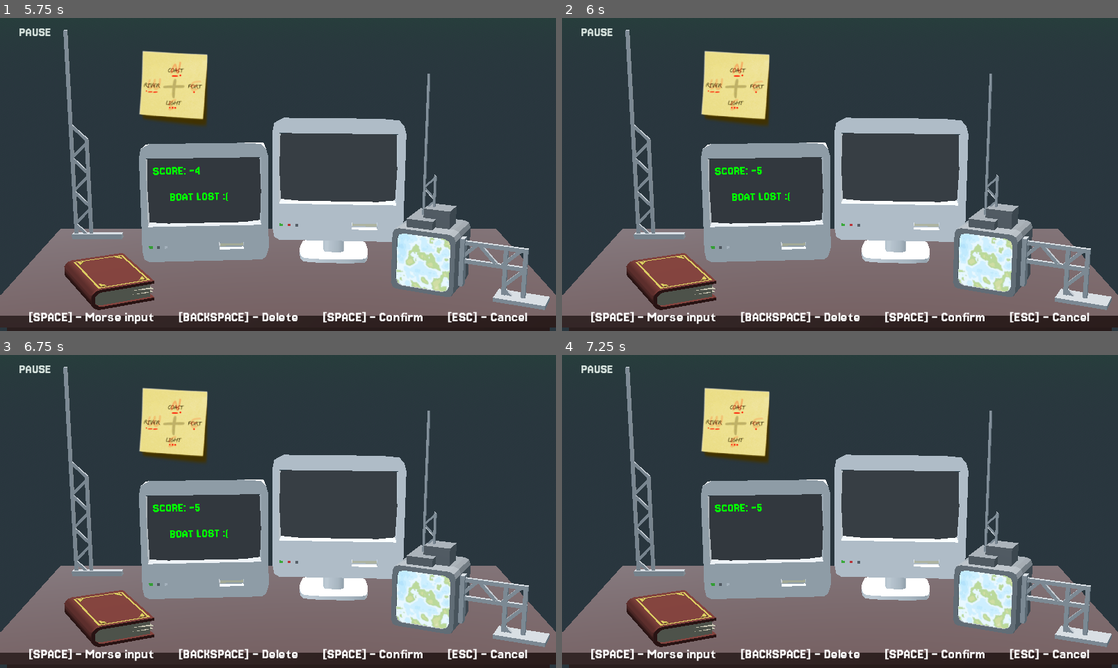
Above: before the commit, frames 1-4 (two rows, left to right).
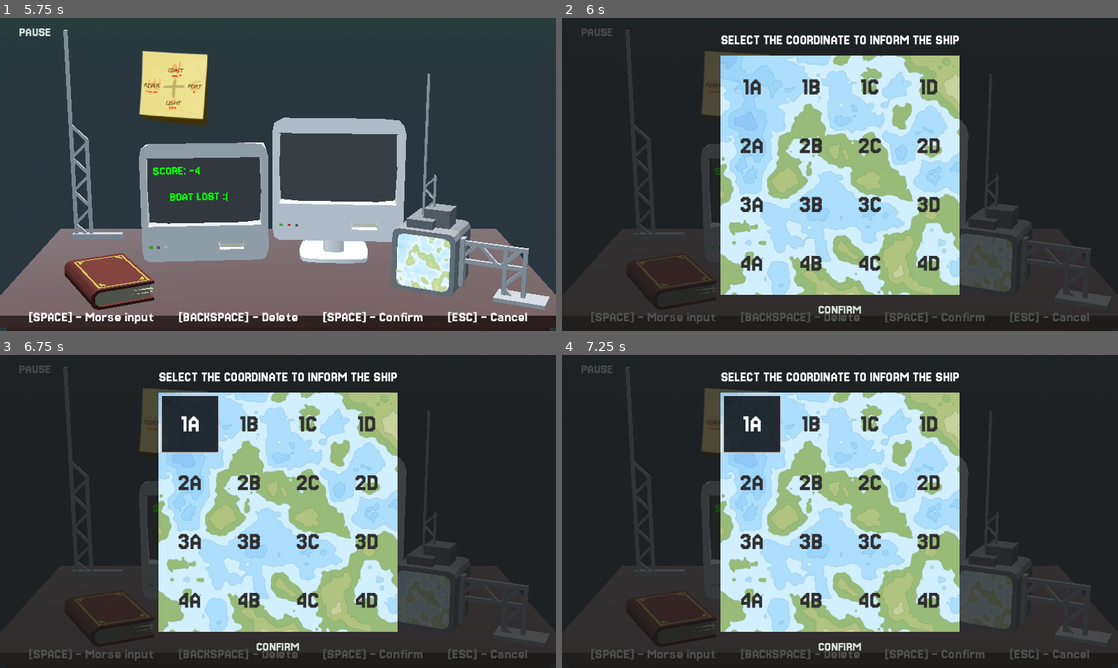
Above: after the commit, the same moments.

Repository: LucasFASouza/loophole
Game: Godot game, scene res://core/main_menu.tscn
Same seed, same stepped clock (60 frames per second), same inputs: the game is played once before the commit and once after it.
Inputs (mouse positions are in pixels of both pictures, inside the frame that each line leads up to):
- Up to frame 1 (5.75 s): click "START" at 0.5 s; click "PAUSE" at 1.25 s; click "BACK" at 2 s; tap Enter (morse_confirm) at 2.75, 2.85, 3.5, 4.25, 5, 5.1 s; move the mouse to (400, 158) at 2.77 s; click (400, 158) at 2.92 s; move the mouse to (166, 190) at 3.52 s; tap Backspace (morse_delete) at 3.6 s; click (166, 190) at 3.67 s; move the mouse to (333, 105) at 4.27 s; tap Space (morse_input) at 4.35 s; click (333, 105) at 4.42 s; move the mouse to (250, 237) at 5.02 s; click (250, 237) at 5.17 s
- Up to frame 2 (6 s): tap Enter (morse_confirm) at 5.75 s; move the mouse to (1006, 221) at 5.77 s; tap Backspace (morse_delete) at 5.85 s; click (1006, 221) at 5.92 s
- Up to frame 3 (6.75 s): click (189, 423) at 6.5 s, where only the run after the commit has a clickable "1A"
- Up to frame 4 (7.25 s): no input

Frame 1 is identical in both runs. In frame 2, 95% of the frame differs, in the area x 0-100%, y 0-100%; in frame 3, 94%; in frame 4, 94%.

Commit message:
gps collision

Diff:
--- a/desk_itens/book.gd
+++ b/desk_itens/book.gd
@@ -3,12 +3,13 @@
 var was_pressed = false
 
 
-func _on_static_body_3d_input_event(camera: Node, event: InputEvent, event_position: Vector3, normal: Vector3, shape_idx: int) -> void:
+func _on_static_body_3d_input_event(
+	_camera: Node,
+	event: InputEvent,
+	_event_position: Vector3,
+	_normal: Vector3,
+	_shape_idx: int
+) -> void:
 	if event is InputEventMouseButton:
 		if event.pressed and event.button_index == MOUSE_BUTTON_LEFT:
-			on_book_click()
-
-
-func on_book_click():
-	print("on click")
-	$ItemInfo.visible = true
+			$ItemInfo.visible = true
--- a/desk_itens/gps.gd
+++ b/desk_itens/gps.gd
@@ -11,6 +11,18 @@
 			child.pressed.connect(func(): _on_grid_button_pressed(child.name))
 
 
+func _on_static_body_3d_input_event(
+	_camera: Node,
+	event: InputEvent,
+	_event_position: Vector3,
+	_normal: Vector3,
+	_shape_idx: int
+) -> void:
+	if event is InputEventMouseButton:
+		if event.pressed and event.button_index == MOUSE_BUTTON_LEFT:
+			$ItemInfo.visible = true
+
+
 func _on_grid_button_pressed(button_name: String) -> void:
 	if selected_button:
 		var btn = grid_container.get_node(selected_button)
--- a/desk_itens/gps.tscn
+++ b/desk_itens/gps.tscn
@@ -6,6 +6,9 @@
 [ext_resource type="Theme" uid="uid://c7n8ed1v02tcj" path="res://themes/gps_buttons.tres" id="4_5elpi"]
 [ext_resource type="Theme" uid="uid://dfgj2usx5hjn6" path="res://themes/ui.tres" id="4_p2e6t"]
 
+[sub_resource type="BoxShape3D" id="BoxShape3D_p2e6t"]
+size = Vector3(0.00381348, 0.00344727, 0.00416504)
+
 [node name="GPS" type="Node3D"]
 script = ExtResource("1_2vjgp")
 
@@ -18,10 +21,17 @@
 mesh = ExtResource("2_2vjgp")
 skeleton = NodePath("../Postits")
 
-[node name="CanvasLayer" type="CanvasLayer" parent="."]
+[node name="StaticBody3D" type="StaticBody3D" parent="Tv"]
+
+[node name="CollisionShape3D" type="CollisionShape3D" parent="Tv/StaticBody3D"]
+transform = Transform3D(0.999933, 0, 0, 0, 0.999933, 8.52651e-14, 0, -8.52651e-14, 0.999933, -3.90108e-05, 0.000575616, 0.000120475)
+shape = SubResource("BoxShape3D_p2e6t")
+
+[node name="ItemInfo" type="CanvasLayer" parent="."]
+layer = 3
 visible = false
 
-[node name="PanelContainer" type="PanelContainer" parent="CanvasLayer"]
+[node name="PanelContainer" type="PanelContainer" parent="ItemInfo"]
 anchors_preset = 15
 anchor_right = 1.0
 anchor_bottom = 1.0
@@ -31,27 +41,27 @@
 size_flags_vertical = 3
 theme = ExtResource("4_p2e6t")
 
-[node name="CenterContainer" type="CenterContainer" parent="CanvasLayer/PanelContainer"]
-layout_mode = 2
-size_flags_horizontal = 3
-size_flags_vertical = 3
-
-[node name="VBoxContainer" type="VBoxContainer" parent="CanvasLayer/PanelContainer/CenterContainer"]
+[node name="CenterContainer" type="CenterContainer" parent="ItemInfo/PanelContainer"]
+layout_mode = 2
+size_flags_horizontal = 3
+size_flags_vertical = 3
+
+[node name="VBoxContainer" type="VBoxContainer" parent="ItemInfo/PanelContainer/CenterContainer"]
 layout_mode = 2
 theme_override_constants/separation = 16
 
-[node name="Label" type="Label" parent="CanvasLayer/PanelContainer/CenterContainer/VBoxContainer"]
+[node name="Label" type="Label" parent="ItemInfo/PanelContainer/CenterContainer/VBoxContainer"]
 layout_mode = 2
 theme = ExtResource("4_p2e6t")
 text = "SELECT THE COORDINATE TO INFORM THE SHIP"
 horizontal_alignment = 1
 
-[node name="TextureRect" type="TextureRect" parent="CanvasLayer/PanelContainer/CenterContainer/VBoxContainer"]
+[node name="TextureRect" type="TextureRect" parent="ItemInfo/PanelContainer/CenterContainer/VBoxContainer"]
 layout_mode = 2
 texture = ExtResource("1_obiia")
 expand_mode = 5
 
-[node name="MarginContainer" type="MarginContainer" parent="CanvasLayer/PanelContainer/CenterContainer/VBoxContainer/TextureRect"]
+[node name="MarginContainer" type="MarginContainer" parent="ItemInfo/PanelContainer/CenterContainer/VBoxContainer/TextureRect"]
 layout_mode = 1
 anchors_preset = 15
 anchor_right = 1.0
@@ -63,14 +73,14 @@
 theme_override_constants/margin_right = 6
 theme_override_constants/margin_bottom = 6
 
-[node name="GridContainer" type="GridContainer" parent="CanvasLayer/PanelContainer/CenterContainer/VBoxContainer/TextureRect/MarginContainer"]
+[node name="GridContainer" type="GridContainer" parent="ItemInfo/PanelContainer/CenterContainer/VBoxContainer/TextureRect/MarginContainer"]
 unique_name_in_owner = true
 layout_mode = 2
 theme_override_constants/h_separation = 6
 theme_override_constants/v_separation = 6
 columns = 4
 
-[node name="1A" type="Button" parent="CanvasLayer/PanelContainer/CenterContainer/VBoxContainer/TextureRect/MarginContainer/GridContainer"]
+[node name="1A" type="Button" parent="ItemInfo/PanelContainer/CenterContainer/VBoxContainer/TextureRect/MarginContainer/GridContainer"]
 layout_mode = 2
 size_flags_horizontal = 3
 size_flags_vertical = 3
@@ -78,7 +88,7 @@
 toggle_mode = true
 text = "1A"
 
-[node name="1B" type="Button" parent="CanvasLayer/PanelContainer/CenterContainer/VBoxContainer/TextureRect/MarginContainer/GridContainer"]
+[node name="1B" type="Button" parent="ItemInfo/PanelContainer/CenterContainer/VBoxContainer/TextureRect/MarginContainer/GridContainer"]
 layout_mode = 2
 size_flags_horizontal = 3
 size_flags_vertical = 3
@@ -86,7 +96,7 @@
 toggle_mode = true
 text = "1B"
 
-[node name="1C" type="Button" parent="CanvasLayer/PanelContainer/CenterContainer/VBoxContainer/TextureRect/MarginContainer/GridContainer"]
+[node name="1C" type="Button" parent="ItemInfo/PanelContainer/CenterContainer/VBoxContainer/TextureRect/MarginContainer/GridContainer"]
 layout_mode = 2
 size_flags_horizontal = 3
 size_flags_vertical = 3
@@ -94,7 +104,7 @@
 toggle_mode = true
 text = "1C"
 
-[node name="1D" type="Button" parent="CanvasLayer/PanelContainer/CenterContainer/VBoxContainer/TextureRect/MarginContainer/GridContainer"]
+[node name="1D" type="Button" parent="ItemInfo/PanelContainer/CenterContainer/VBoxContainer/TextureRect/MarginContainer/GridContainer"]
 layout_mode = 2
 size_flags_horizontal = 3
 size_flags_vertical = 3
@@ -102,7 +112,7 @@
 toggle_mode = true
 text = "1D"
 
-[node name="2A" type="Button" parent="CanvasLayer/PanelContainer/CenterContainer/VBoxContainer/TextureRect/MarginContainer/GridContainer"]
+[node name="2A" type="Button" parent="ItemInfo/PanelContainer/CenterContainer/VBoxContainer/TextureRect/MarginContainer/GridContainer"]
 layout_mode = 2
 size_flags_horizontal = 3
 size_flags_vertical = 3
@@ -110,7 +120,7 @@
 toggle_mode = true
 text = "2A"
 
-[node name="2B" type="Button" parent="CanvasLayer/PanelContainer/CenterContainer/VBoxContainer/TextureRect/MarginContainer/GridContainer"]
+[node name="2B" type="Button" parent="ItemInfo/PanelContainer/CenterContainer/VBoxContainer/TextureRect/MarginContainer/GridContainer"]
 layout_mode = 2
 size_flags_horizontal = 3
 size_flags_vertical = 3
@@ -118,7 +128,7 @@
 toggle_mode = true
 text = "2B"
 
-[node name="2C" type="Button" parent="CanvasLayer/PanelContainer/CenterContainer/VBoxContainer/TextureRect/MarginContainer/GridContainer"]
+[node name="2C" type="Button" parent="ItemInfo/PanelContainer/CenterContainer/VBoxContainer/TextureRect/MarginContainer/GridContainer"]
 layout_mode = 2
 size_flags_horizontal = 3
 size_flags_vertical = 3
@@ -126,7 +136,7 @@
 toggle_mode = true
 text = "2C"
 
-[node name="2D" type="Button" parent="CanvasLayer/PanelContainer/CenterContainer/VBoxContainer/TextureRect/MarginContainer/GridContainer"]
+[node name="2D" type="Button" parent="ItemInfo/PanelContainer/CenterContainer/VBoxContainer/TextureRect/MarginContainer/GridContainer"]
 layout_mode = 2
 size_flags_horizontal = 3
 size_flags_vertical = 3
@@ -134,7 +144,7 @@
 toggle_mode = true
 text = "2D"
 
-[node name="3A" type="Button" parent="CanvasLayer/PanelContainer/CenterContainer/VBoxContainer/TextureRect/MarginContainer/GridContainer"]
+[node name="3A" type="Button" parent="ItemInfo/PanelContainer/CenterContainer/VBoxContainer/TextureRect/MarginContainer/GridContainer"]
 layout_mode = 2
 size_flags_horizontal = 3
 size_flags_vertical = 3
@@ -142,7 +152,7 @@
 toggle_mode = true
 text = "3A"
 
-[node name="3B" type="Button" parent="CanvasLayer/PanelContainer/CenterContainer/VBoxContainer/TextureRect/MarginContainer/GridContainer"]
+[node name="3B" type="Button" parent="ItemInfo/PanelContainer/CenterContainer/VBoxContainer/TextureRect/MarginContainer/GridContainer"]
 layout_mode = 2
 size_flags_horizontal = 3
 size_flags_vertical = 3
@@ -150,7 +160,7 @@
 toggle_mode = true
 text = "3B"
 
-[node name="3C" type="Button" parent="CanvasLayer/PanelContainer/CenterContainer/VBoxContainer/TextureRect/MarginContainer/GridContainer"]
+[node name="3C" type="Button" parent="ItemInfo/PanelContainer/CenterContainer/VBoxContainer/TextureRect/MarginContainer/GridContainer"]
 layout_mode = 2
 size_flags_horizontal = 3
 size_flags_vertical = 3
@@ -158,7 +168,7 @@
 toggle_mode = true
 text = "3C"
 
-[node name="3D" type="Button" parent="CanvasLayer/PanelContainer/CenterContainer/VBoxContainer/TextureRect/MarginContainer/GridContainer"]
+[node name="3D" type="Button" parent="ItemInfo/PanelContainer/CenterContainer/VBoxContainer/TextureRect/MarginContainer/GridContainer"]
 layout_mode = 2
 size_flags_horizontal = 3
 size_flags_vertical = 3
@@ -166,7 +176,7 @@
 toggle_mode = true
 text = "3D"
 
-[node name="4A" type="Button" parent="CanvasLayer/PanelContainer/CenterContainer/VBoxContainer/TextureRect/MarginContainer/GridContainer"]
+[node name="4A" type="Button" parent="ItemInfo/PanelContainer/CenterContainer/VBoxContainer/TextureRect/MarginContainer/GridContainer"]
 layout_mode = 2
 size_flags_horizontal = 3
 size_flags_vertical = 3
@@ -174,7 +184,7 @@
 toggle_mode = true
 text = "4A"
 
-[node name="4B" type="Button" parent="CanvasLayer/PanelContainer/CenterContainer/VBoxContainer/TextureRect/MarginContainer/GridContainer"]
+[node name="4B" type="Button" parent="ItemInfo/PanelContainer/CenterContainer/VBoxContainer/TextureRect/MarginContainer/GridContainer"]
 layout_mode = 2
 size_flags_horizontal = 3
 size_flags_vertical = 3
@@ -182,7 +192,7 @@
 toggle_mode = true
 text = "4B"
 
-[node name="4C" type="Button" parent="CanvasLayer/PanelContainer/CenterContainer/VBoxContainer/TextureRect/MarginContainer/GridContainer"]
+[node name="4C" type="Button" parent="ItemInfo/PanelContainer/CenterContainer/VBoxContainer/TextureRect/MarginContainer/GridContainer"]
 layout_mode = 2
 size_flags_horizontal = 3
 size_flags_vertical = 3
@@ -190,7 +200,7 @@
 toggle_mode = true
 text = "4C"
 
-[node name="4D" type="Button" parent="CanvasLayer/PanelContainer/CenterContainer/VBoxContainer/TextureRect/MarginContainer/GridContainer"]
+[node name="4D" type="Button" parent="ItemInfo/PanelContainer/CenterContainer/VBoxContainer/TextureRect/MarginContainer/GridContainer"]
 layout_mode = 2
 size_flags_horizontal = 3
 size_flags_vertical = 3
@@ -198,9 +208,10 @@
 toggle_mode = true
 text = "4D"
 
-[node name="Confirm" type="Button" parent="CanvasLayer/PanelContainer/CenterContainer/VBoxContainer"]
+[node name="Confirm" type="Button" parent="ItemInfo/PanelContainer/CenterContainer/VBoxContainer"]
 layout_mode = 2
 theme = ExtResource("4_p2e6t")
 text = "CONFIRM"
 
-[connection signal="pressed" from="CanvasLayer/PanelContainer/CenterContainer/VBoxContainer/Confirm" to="." method="_on_confirm_pressed"]
+[connection signal="input_event" from="Tv/StaticBody3D" to="." method="_on_static_body_3d_input_event"]
+[connection signal="pressed" from="ItemInfo/PanelContainer/CenterContainer/VBoxContainer/Confirm" to="." method="_on_confirm_pressed"]
Not shown: 1 places in core/main_game.tscn that only renumber resources
Not shown: 1 places in desk_itens/gps.tscn that only renumber resources
